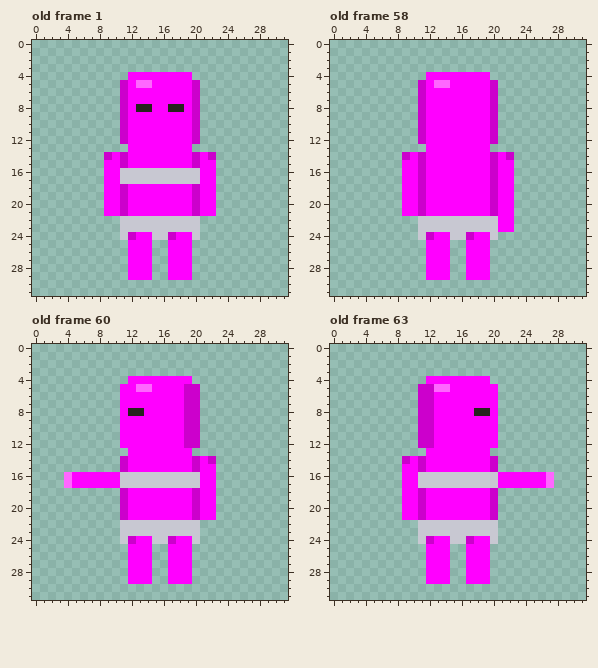
One commit to this pixel-art file: apps/game/assets/characters/body/body-female.aseprite. Above, as it was before the edit.
32x32 pixels, 76 frames. Shown: old frame 1, old frame 58, old frame 60, old frame 63. The commit also changed other frames, which this record leaves out.
And afterwards:
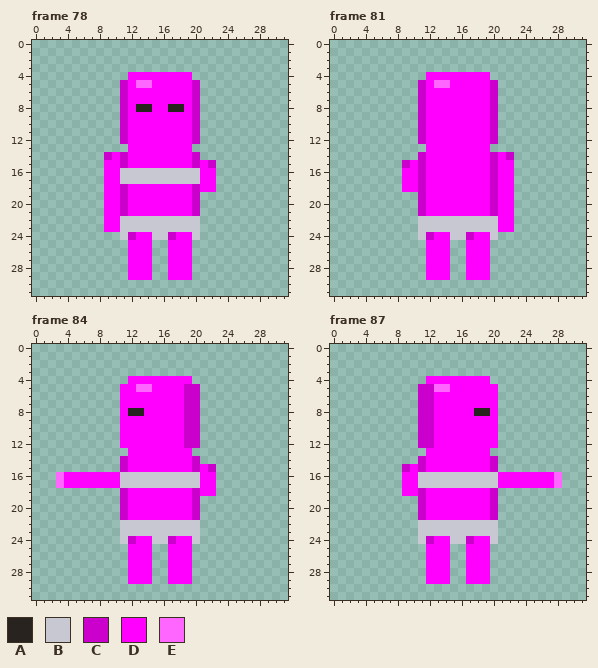
Palette (. is transparent): A #28231e  B #c8c8d2  C #cc00cc  D #ff00ff  E #ff66ff
A new or re-ordered frame is compared with the old frame closest to it.
Change:
frames 76 -> 88
Frame 78 is new; against old frame 1:
Colour C replaces colour D in row 15 at x 22.
Colour D is added in rows 22 to 23 at x 9 to 10.
Colour C is gone in row 14 at x 22.
Colour D is gone in row 14 at x 21; in rows 19 to 21 at x 21 to 22.
Frame 81 is new; against old frame 58:
Colour C replaces colour D in row 15 at x 9.
Colour C is gone in row 14 at x 9.
Colour D is gone in row 14 at x 10; in rows 19 to 21 at x 9 to 10.
Frame 84 is new; against old frame 60:
Colour C replaces colour D in row 15 at x 22.
Colour D replaces colour E in rows 16 to 17 at x 4.
Colour E is added in rows 16 to 17 at x 3.
Colour C is gone in row 14 at x 22.
Colour D is gone in row 14 at x 21; in rows 19 to 21 at x 21 to 22.
Frame 87 is new; against old frame 63:
Colour C replaces colour D in row 15 at x 9.
Colour D replaces colour E in rows 16 to 17 at x 27.
Colour E is added in rows 16 to 17 at x 28.
Colour C is gone in row 14 at x 9.
Colour D is gone in row 14 at x 10; in rows 19 to 21 at x 9 to 10.
